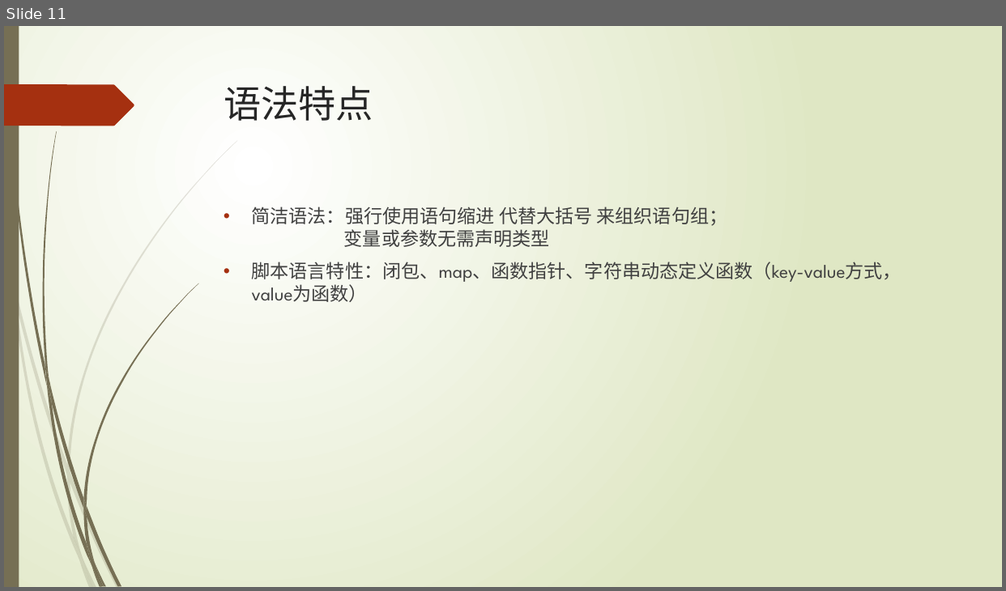
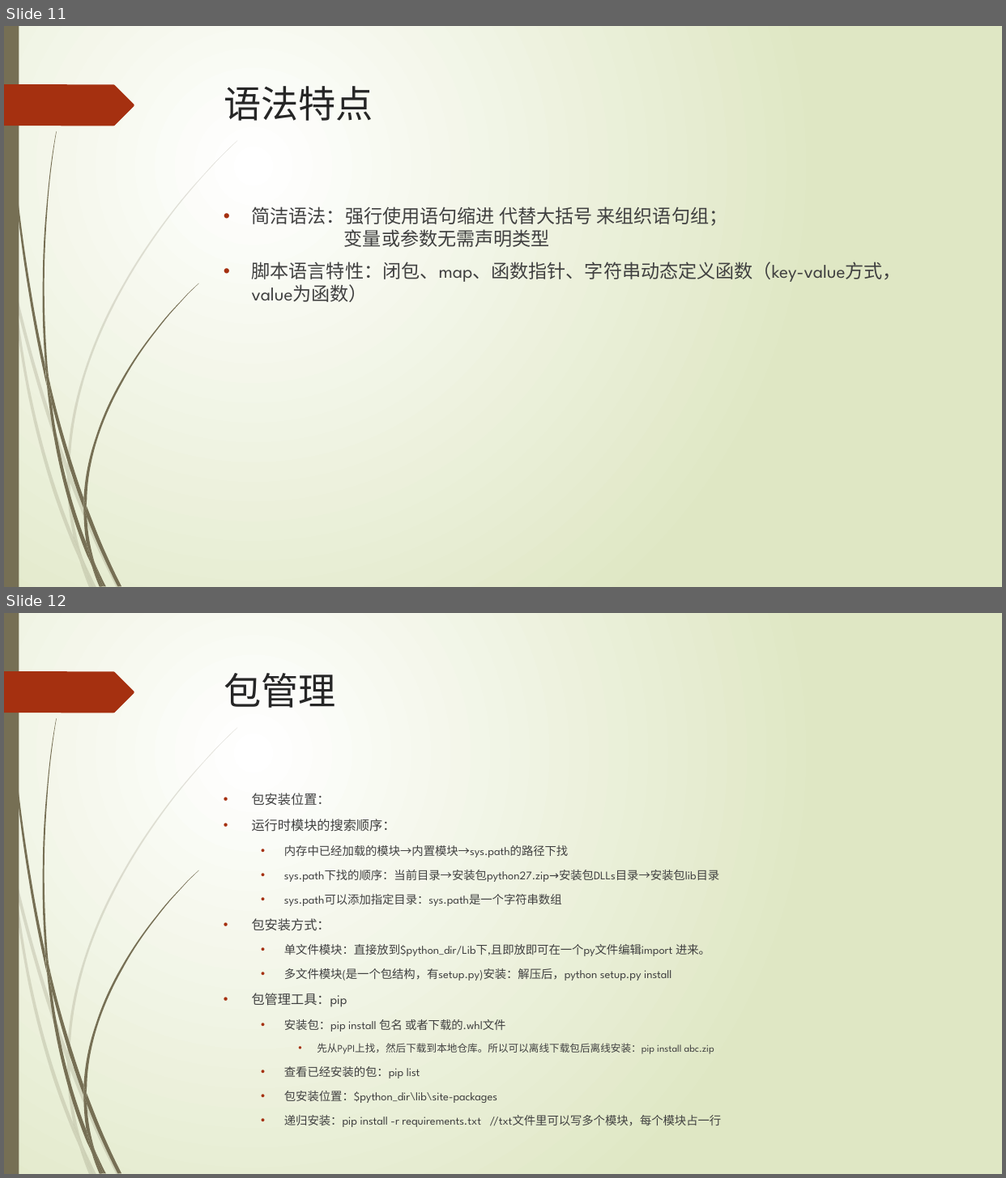
Before and after one commit to lspgithublxh/document, a slide deck: 编程语言/python/Python基础入门知识分享.pptx. Shown one above the other, each under a label of ours: slide 11 before the commit, slides 11 and 12 after it. The pictures are 1006x591 and 1006x1178 pixels, drawn with LibreOffice and Linux fonts; fonts in the diff are those of the drawing. Boxes give left, top, right and bottom in pixels: in the first picture for what was removed or moved away, otherwise in the second. Text is boxed around its words. In the diff, an @@ line names an element or a change of style, - is before the commit and + after.

```diff
--- a/编程语言/python/Python基础入门知识分享.pptx
+++ b/编程语言/python/Python基础入门知识分享.pptx
@@ slide 12 added at [4, 613, 1002, 1174], background gradient #FFFFFF to #DFE8C4; not listed: 24 template elements that a slide beside it also shows @@
@@ title added at [224, 673, 336, 708], 36 pt, text #262626 @@
+包管理
@@ text added at [252, 793, 719, 1103], 11.2 pt, text #404040 @@
+• 包安装位置：
+• 运行时模块的搜索顺序：
+  • 内存中已经加载的模块→内置模块→sys.path的路径下找
+  • sys.path下找的顺序：当前目录→安装包python27.zip→安装包DLLs目录→安装包lib目录
+  • sys.path可以添加指定目录：sys.path是一个字符串数组
+• 包安装方式：
+  • 单文件模块：直接放到$python_dir/Lib下,且即放即可在一个py文件编辑import 进来。
+  • 多文件模块(是一个包结构，有setup.py)安装：解压后，python setup.py install
+• 包管理工具：pip
+  • 安装包：pip install 包名 或者下载的.whl文件
+    • 先从PyPI上找，然后下载到本地仓库。所以可以离线下载包后离线安装：pip install abc.zip
+  • 查看已经安装的包：pip list
+  • 包安装位置：$python_dir\lib\site-packages
+  • 递归安装：pip install -r requirements.txt //txt文件里可以写多个模块，每个模块占一行
```
Also in this commit, not shown: 3 slides changed, 10 other slides added, 6 other files.
